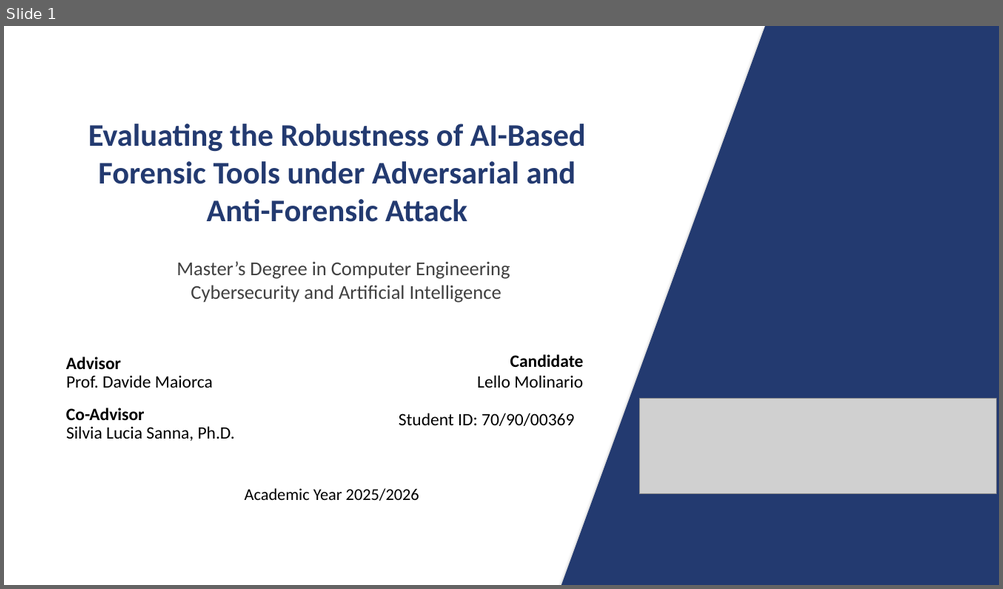
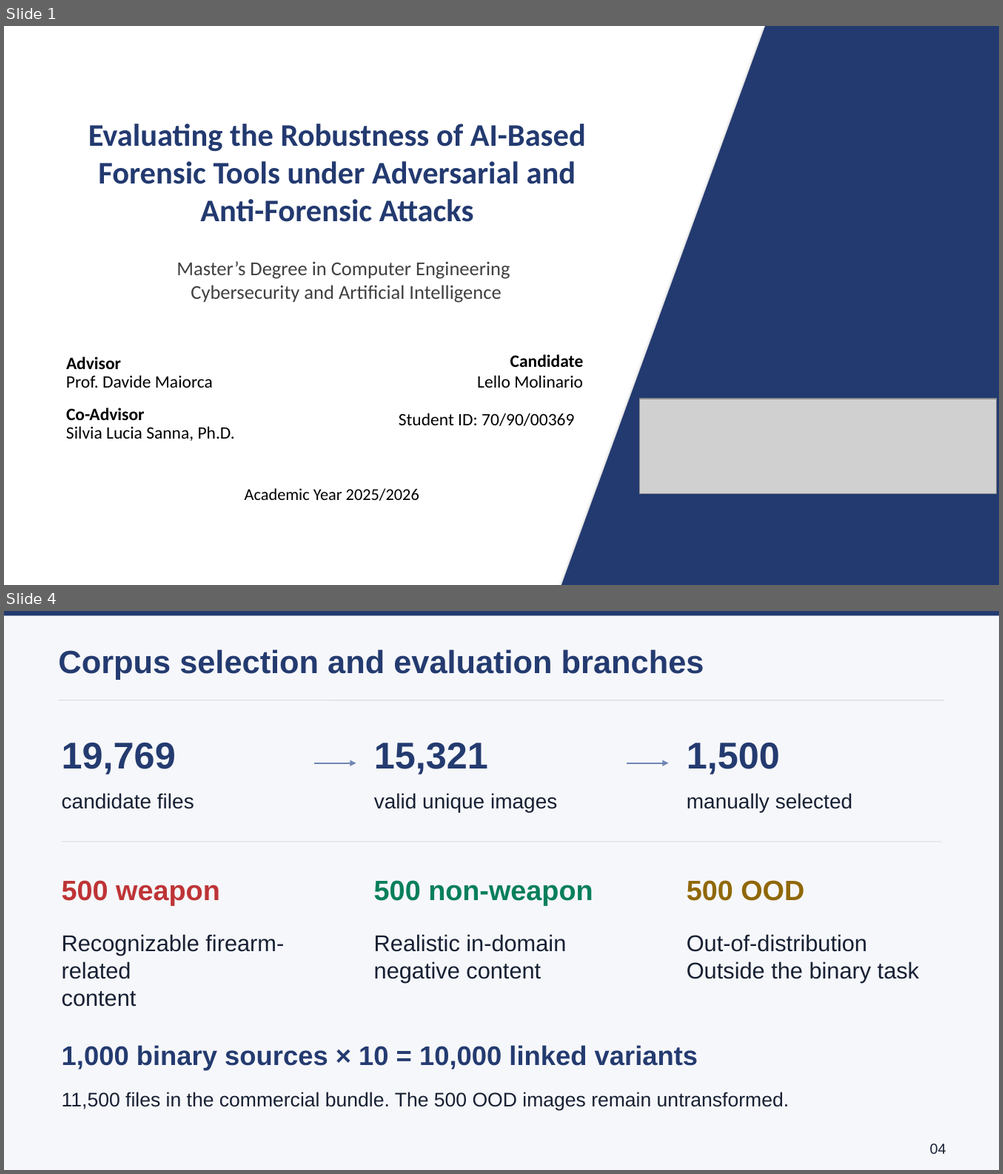
Before and after one commit to lmolinario/Molinario_Thesis_Defense_2026, a slide deck: Molinario_Thesis_Defense_2026.pptx. Shown one above the other, each under a label of ours: slide 1 before the commit, slides 1 and 4 after it; the slides between them are not shown. The pictures are 1003x589 and 1003x1174 pixels, drawn with LibreOffice and Linux fonts; fonts in the diff are those of the drawing; grey boxes stand for pictures. Boxes give left, top, right and bottom in pixels: in the first picture for what was removed or moved away, otherwise in the second. Text is boxed around its words. In the diff, an @@ line names an element or a change of style, - is before the commit and + after.

```diff
--- a/Molinario_Thesis_Defense_2026.pptx
+++ b/Molinario_Thesis_Defense_2026.pptx
@@ slide 4 added at (4, 611, 999, 1170), background #F6F7FA @@
@@ rectangle added at (4, 611, 999, 615), fill #243B70 @@
@@ text added at (58, 649, 704, 679), 31 pt, text #243B70, bold @@
+Corpus selection and evaluation branches
@@ line added from (59, 701) to (944, 701), #D7DDE7 0.75 pt @@
@@ text added at (62, 743, 176, 775), 36 pt, text #243B70, bold @@
+19,769
@@ text added at (374, 743, 488, 775), 36 pt, text #243B70, bold @@
+15,321
@@ text added at (686, 743, 780, 775), 36 pt, text #243B70, bold @@
+1,500
@@ arrow added from (314, 763) to (356, 763), #7086B4 1.5 pt @@
@@ arrow added from (626, 763) to (669, 763), #7086B4 1.5 pt @@
@@ text added at (62, 793, 194, 809), 20 pt, text #172033 @@
+candidate files
@@ text added at (374, 793, 557, 812), 20 pt, text #172033 @@
+valid unique images
@@ text added at (686, 793, 852, 812), 20 pt, text #172033 @@
+manually selected
@@ line added from (62, 842) to (941, 842), #D7DDE7 0.75 pt @@
@@ text added at (62, 880, 220, 906), 27 pt, text #BE3436, bold @@
+500 weapon
@@ text added at (374, 880, 592, 906), 27 pt, text #087F5B, bold @@
+500 non-weapon
@@ text added at (686, 880, 804, 901), 27 pt, text #906807, bold @@
+500 OOD
@@ text added at (62, 934, 284, 1007), 22 pt, text #172033 @@
+Recognizable firearm-related
+content
@@ text added at (374, 934, 566, 982), 22 pt, text #172033 @@
+Realistic in-domain
+negative content
@@ text added at (686, 934, 919, 982), 22 pt, text #172033 @@
+Out-of-distribution
+Outside the binary task
@@ text added at (62, 1045, 698, 1071), 26 pt, text #243B70, bold @@
+1,000 binary sources × 10 = 10,000 linked variants
@@ text added at (62, 1092, 788, 1111), 19 pt, text #172033 @@
+11,500 files in the commercial bundle. The 500 OOD images remain untransformed.
@@ text added at (930, 1144, 946, 1154), 14 pt, text #172033 @@
+04
@@ slide 1 changed as well @@
@@ text at (200, 199, 474, 222): text changed @@
-Anti-Forensic Attack
+Anti-Forensic Attacks
```
Also in this commit, not shown: 1 other slide changed, 17 other slides added, 23 slides removed, 2 other files.
